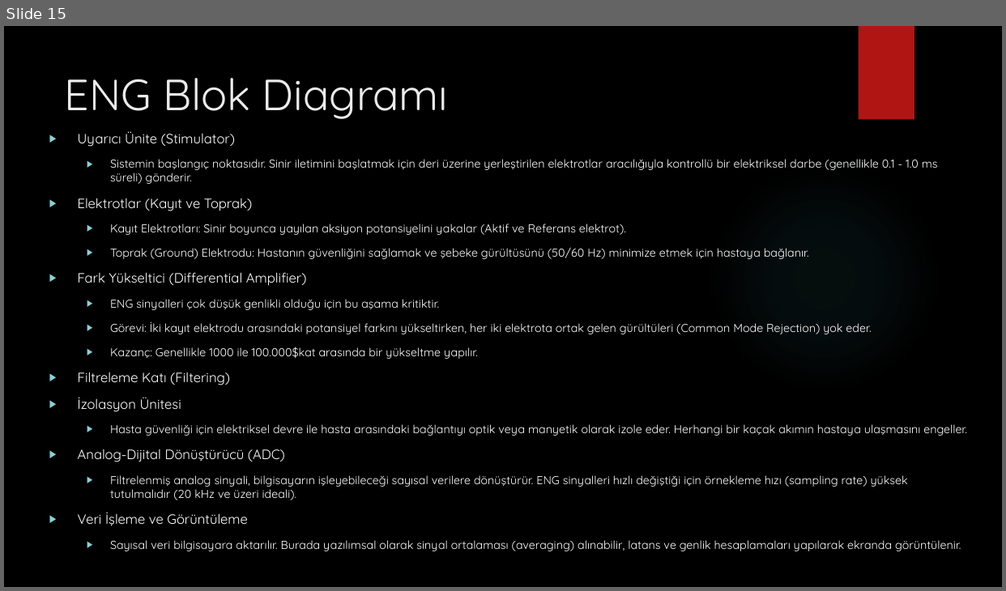
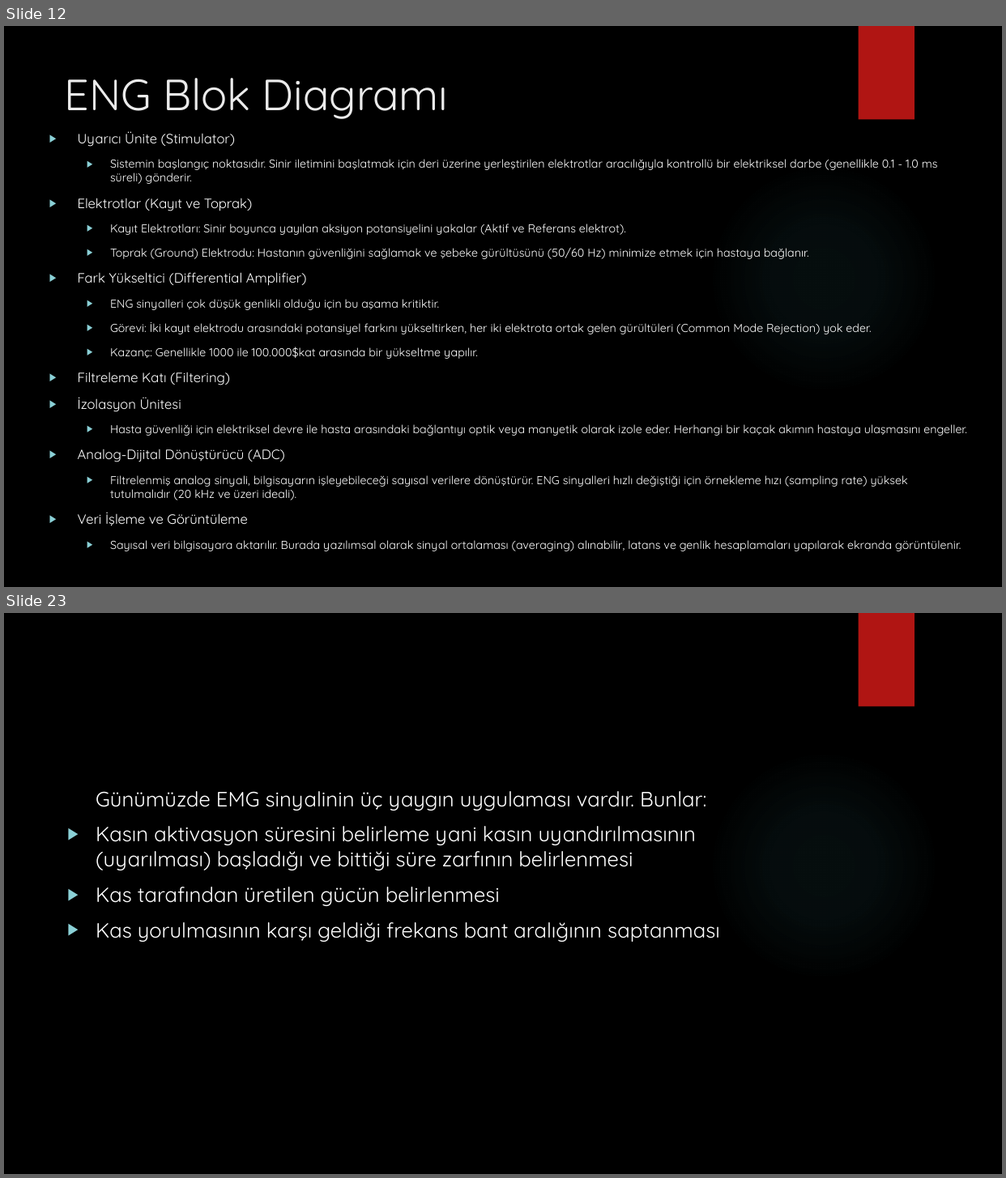
Before and after one commit to karakasmf/Introduction-to-BME, a slide deck: elektronörogram.pptx. Shown one above the other, each under a label of ours: slide 15 before the commit, slides 12 and 23 after it; the slides between them are not shown. The pictures are 1006x591 and 1006x1178 pixels, drawn with LibreOffice and Linux fonts; fonts in the diff are those of the drawing; background and template pictures are left out. Boxes give left, top, right and bottom in pixels: in the first picture for what was removed or moved away, otherwise in the second. Text is boxed around its words. In the diff, an @@ line names an element or a change of style, - is before the commit and + after.

```diff
--- a/elektronörogram.pptx
+++ b/elektronörogram.pptx
@@ slide 23 added at [4, 613, 1002, 1174], background picture (left out); not listed: 2 template elements that a slide beside it also shows @@
@@ text added at [96, 791, 720, 942], 20 pt, text #FFFFFF @@
+Günümüzde EMG sinyalinin üç yaygın uygulaması vardır. Bunlar:
+▶ Kasın aktivasyon süresini belirleme yani kasın uyandırılmasının (uyarılması) başladığı ve bittiği süre zarfının belirlenmesi
+▶ Kas tarafından üretilen gücün belirlenmesi
+▶ Kas yorulmasının karşı geldiği frekans bant aralığının saptanması
@@ what was slide 15 is now slide 12 @@
```
Also in this commit, not shown: 13 other slides added, 4 slides removed, 1 other file.
